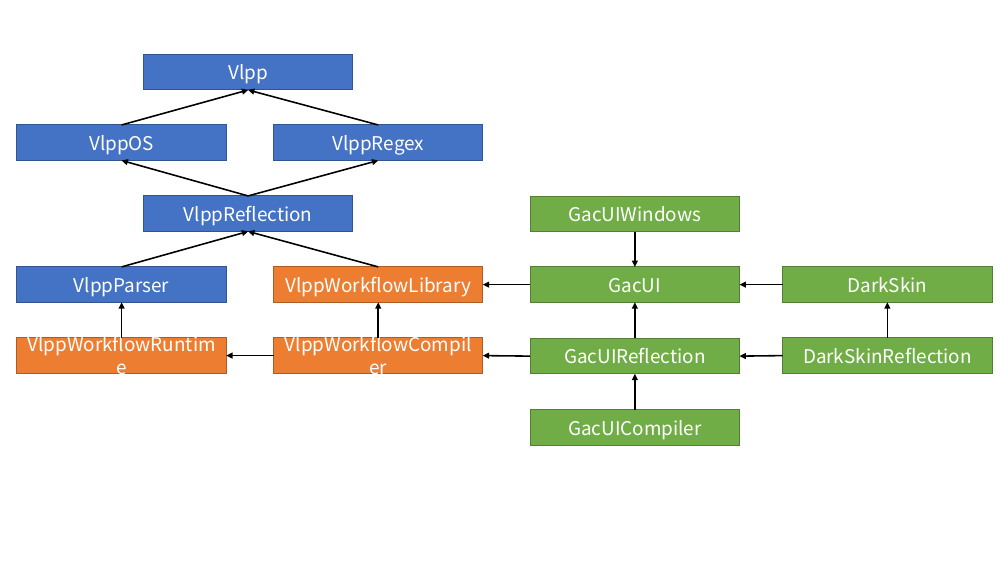
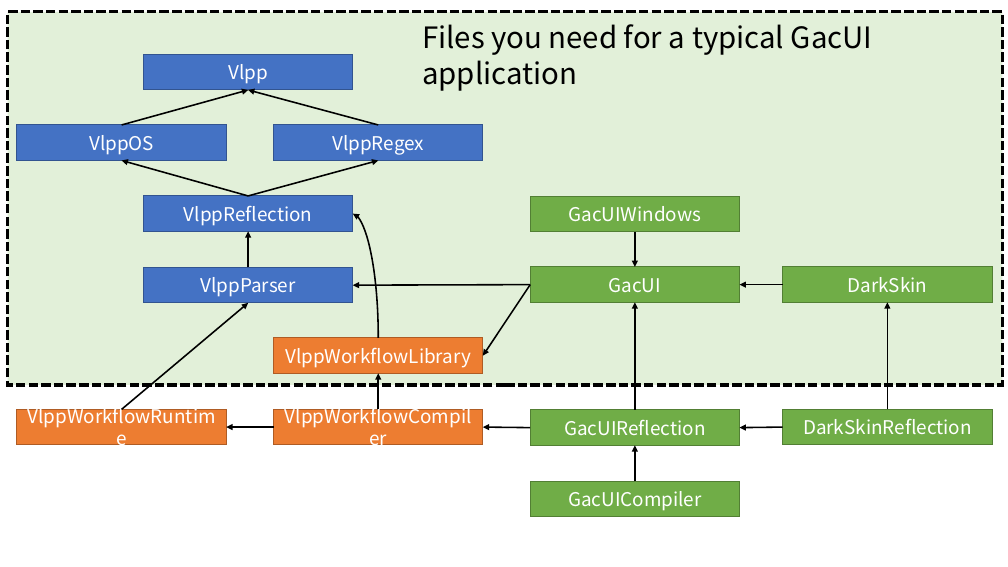
Before and after one commit to vczh/WebsitePlayground, a slide deck: slide 1 of packages/Dependencies.pptx. Drawn at 1008x567 pixels with LibreOffice and Linux fonts; fonts in the diff are those of the drawing. Boxes give left, top, right and bottom in pixels: in the first picture for what was removed or moved away, otherwise in the second. Text is boxed around its words. In the diff, an @@ line names an element or a change of style, - is before the commit and + after.

```diff
--- a/packages/Dependencies.pptx
+++ b/packages/Dependencies.pptx
@@ rectangle added at box(8, 12, 1003, 386), fill #E2F0D9, outline #000000 3 pt dashed @@
@@ text added at box(422, 24, 873, 91), 28 pt, text #000000 @@
+Files you need for a typical GacUI application
@@ arrow moved from (122, 267) - (248, 231) to (248, 268) - (248, 231) @@
@@ curved arrow added from (378, 338) to (353, 214), #000000 1.5 pt @@
@@ rectangle "VlppParser": place and size @@
-rectangle "VlppParser" at box(17, 267, 226, 302)
+rectangle "VlppParser" at box(144, 268, 353, 303)
@@ arrow moved from (378, 267) - (248, 231) to (530, 285) - (353, 285) @@
@@ arrow moved from (530, 285) - (483, 285) to (530, 285) - (483, 355) @@
@@ arrow moved from (122, 338) - (122, 302) to (122, 409) - (248, 303) @@
@@ arrow moved from (635, 339) - (635, 302) to (635, 410) - (635, 302) @@
@@ arrow moved from (888, 338) - (888, 302) to (888, 409) - (888, 302) @@
@@ 6 rectangles, 5 arrows: place and size @@
-6 rectangles, 5 arrows at box(17, 267, 992, 445)
+6 rectangles, 5 arrows at box(17, 338, 992, 517)
```
Also in this commit, not shown: 1 other file.
